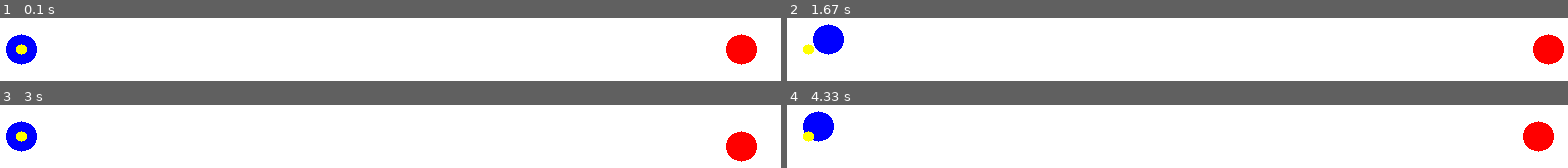
Above: before the commit, frames 1-4 (two rows, left to right).
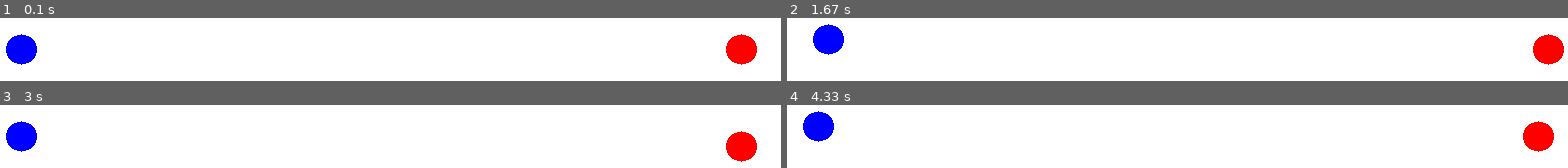
Above: after the commit, the same moments.

Repository: robsonsilv4/fup
Game: pygame game, started from codigo.py
The game is run twice, just before and just after one commit, with the same random seed, the same clock (stepped at 60 frames per second) and the same inputs.
Inputs:
- Up to frame 1 (0.1 s): no input
- Up to frame 2 (1.67 s): tap S at 0.33 s; hold Right 0.67-1.13 s; hold D 0.67-1.13 s; hold Up 1.17-1.47 s; hold W 1.17-1.47 s; hold Right from 1.5 s (still down); hold D from 1.5 s (still down)
- Up to frame 3 (3 s): release Right at 1.97 s; release D at 1.97 s; hold Left 2-2.53 s; hold A 2-2.53 s; hold Down 2.57-2.87 s; hold S 2.57-2.87 s; hold Left from 2.9 s (still down); hold A from 2.9 s (still down)
- Up to frame 4 (4.33 s): release Left at 3.3 s; release A at 3.3 s; hold Up 3.33-3.7 s; hold W 3.33-3.7 s; hold Right from 3.73 s (still down); hold D from 3.73 s (still down)

The runs differ from the first frame. In frame 1, 0.2% of the frame differs, in the area x 2-4%, y 41-59%; in frame 2, 0.2%; in frame 3, 0.2%; in frame 4, 0.2%.

Commit message:
Adicionando as balas e melhorando o código

Diff:
--- a/codigo.py
+++ b/codigo.py
@@ -20,9 +20,12 @@
 # Jogadores
 jogador1 = {'pos': {'x': 40, 'y': 300}, 'raio': 15}
 jogador2 = {'pos': {'x': 760, 'y': 300}, 'raio': 15}
-# n_balas = 3
-bala = {'pos': {'x': 40, 'y': 300}, 'vel': 15}
+# bala = {'pos': {'x': 40, 'y': 300}, 'vel': 15}
 
+balas = []
+ang = 45
+vel = 30
+max_balas = 5
 
 def desenha_jogadores(per, raio, cor):
     pygame.gfxdraw.filled_circle(
@@ -51,37 +54,45 @@
         raio,
         cor)
 
-    #bala['vel']['y'] += 1
-    #bala['pos']['x'] += bala['vel']['x']
-    #bala['pos']['y'] += bala['vel']['y']
+def ataliza_bala(bala):
+    bala['vel']['y'] += 1
+    bala['pos']['x'] += bala['vel']['x']
+    bala['pos']['y'] += bala['vel']['y']
 
-    # if bala['pos']['y'] - raio < 0:
-    #    bala['pos']['y'] = 0 + raio
-    #bala['vel']['y'] *= -1
-    # if bala['pos']['y'] + raio > 600:
-    #    bala['pos']['y'] = 600 + raio
-    #bala['vel']['y'] *= -1
-    # if bala['pos']['x'] - raio < 0:
-    #    bala['pos']['x'] = 0 + raio
-    #bala['vel']['x'] *= -1
-    # if bala['pos']['y'] - raio > 0:
-    #    bala['pos']['y'] = 800 - raio
-    #bala['vel']['y'] *= -1
+def limita_bala(bala):
+    if bala['pos']['y'] - raio < 0:
+        bala['pos']['y'] = 0 + raio
+        bala['vel']['y'] *= -1
+    if bala['pos']['y'] + raio > 600:
+        bala['pos']['y'] = 600 - raio
+        bala['vel']['y'] *= -1
+    if bala['pos']['x'] - raio < 0:
+        bala['pos']['x'] = 0 + raio
+        bala['vel']['x'] *= -1
+    if bala['pos']['y'] - raio > 0:
+        bala['pos']['y'] = 800 - raio
+        bala['vel']['y'] *= -1
+
+def colisao_bala(bala, jogador):
+    i
 
 
 def atirar(jogador):
     bala['pos']['x'] = jogador['pos']['x'] + jogador['raio']
 
 
+def colisao(obj1, obj2):
+    colh = obj2['pos']['x'] - obj1['pos']['x']
+    colv = obj2['pos']['y'] - obj1['pos']['y']
+    res = math.sqrt(colh * colh + colv * colv)
+    return res
+
 # Tratamento de colisão
 # Com base nas funções do Rubens
 
 
-def colisao(jog1, jog2):
-    colh = jog2['pos']['x'] - jog1['pos']['x']
-    colv = jog2['pos']['y'] - jog1['pos']['y']
-    res = math.sqrt(colh * colh + colv * colv)
-    if res <= jog1['raio'] + jog2['raio']:
+def colisao_jogs(jog1, jog2):
+    if colisao(jog1, jog2) <= jog1['raio'] + jog2['raio']:
         print('Colidiu')
 
 while True:
@@ -119,7 +130,7 @@
     tela.fill(branco)
     desenha_jogadores(jogador1, 15, azul)
     desenha_jogadores(jogador2, 15, vermelho)
-    desenha_bala(bala, 5, amarelo)
-    colisao(jogador1, jogador2)
+    # desenha_bala(bala, 5, amarelo)
+    colisao_jogs(jogador1, jogador2)
     pygame.display.update()
     fps.tick(30)
